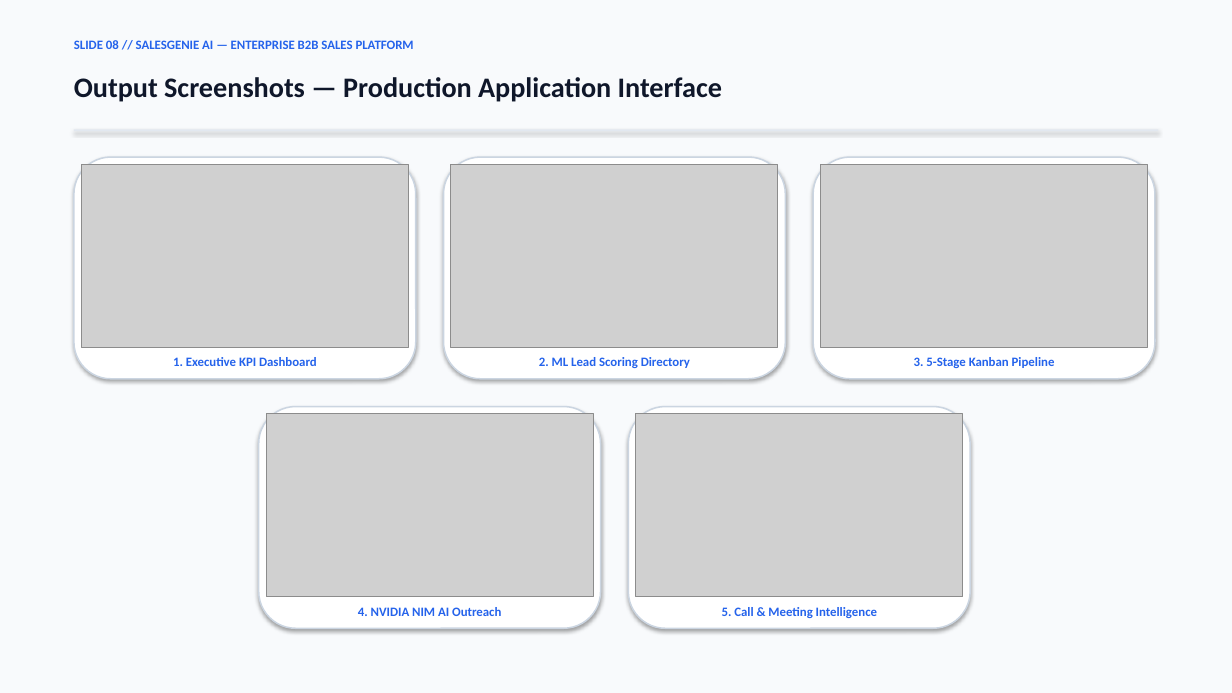
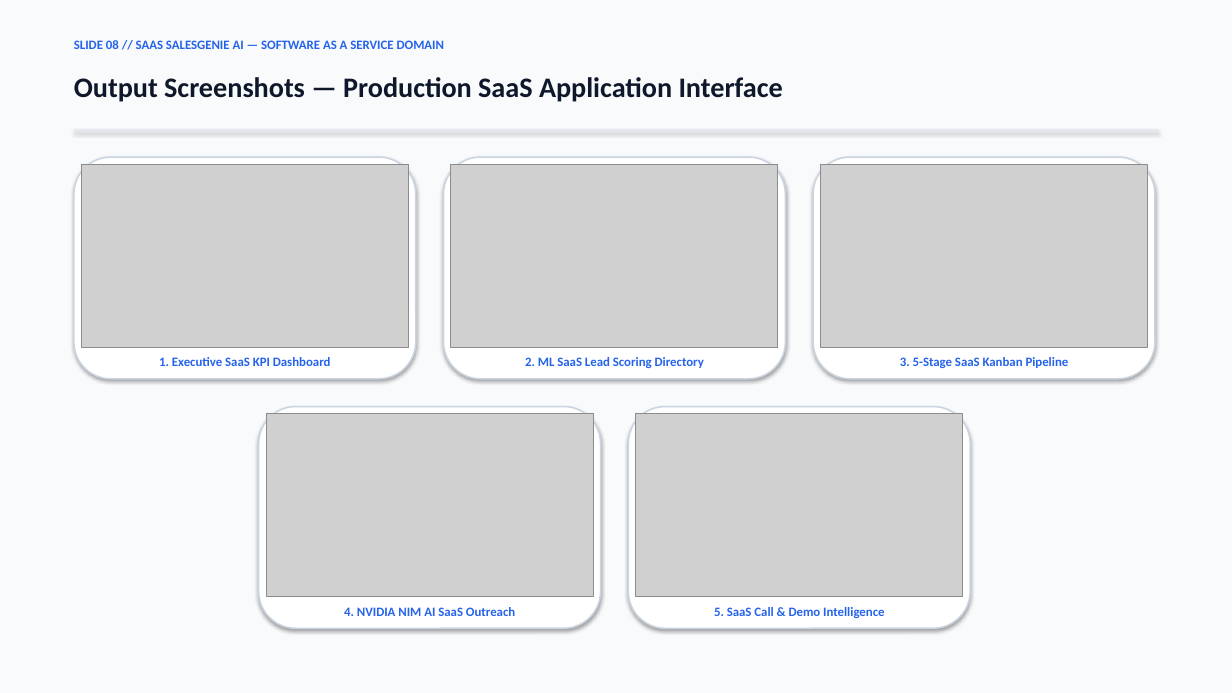
Before and after one commit to shubh152205/SaaS-SalesGenieAI, a slide deck: slide 8 of SalesGenie_AI_Final_Presentation.pptx. Drawn at 1232x693 pixels with LibreOffice and Linux fonts; fonts in the diff are those of the drawing; grey boxes stand for pictures. Boxes give left, top, right and bottom in pixels: in the first picture for what was removed or moved away, otherwise in the second. Text is boxed around its words. In the diff, an @@ line names an element or a change of style, - is before the commit and + after.

Commit message:
feat(saas-domain): specialize all presentation slides, PPT generator, and documentation explicitly for the B2B SaaS (Software as a Service) domain

```diff
--- a/SalesGenie_AI_Final_Presentation.pptx
+++ b/SalesGenie_AI_Final_Presentation.pptx
@@ text at (74, 40, 444, 49): text changed @@
-SLIDE 08 // SALESGENIE AI — ENTERPRISE B2B SALES PLATFORM
+SLIDE 08 // SAAS SALESGENIE AI — SOFTWARE AS A SERVICE DOMAIN
@@ text at (74, 77, 783, 102): text changed @@
-Output Screenshots — Production Application Interface
+Output Screenshots — Production SaaS Application Interface
@@ text at (159, 357, 331, 366): text changed @@
-1. Executive KPI Dashboard
+1. Executive SaaS KPI Dashboard
@@ text at (525, 357, 704, 368): text changed @@
-2. ML Lead Scoring Directory
+2. ML SaaS Lead Scoring Directory
@@ text at (900, 357, 1069, 368): text changed @@
-3. 5-Stage Kanban Pipeline
+3. 5-Stage SaaS Kanban Pipeline
@@ text at (344, 607, 515, 616): text changed @@
-4. NVIDIA NIM AI Outreach
+4. NVIDIA NIM AI SaaS Outreach
@@ text at (714, 607, 884, 618): text changed @@
-5. Call & Meeting Intelligence
+5. SaaS Call & Demo Intelligence
```
Also in this commit, not shown: 11 other slides changed, 4 other files.
